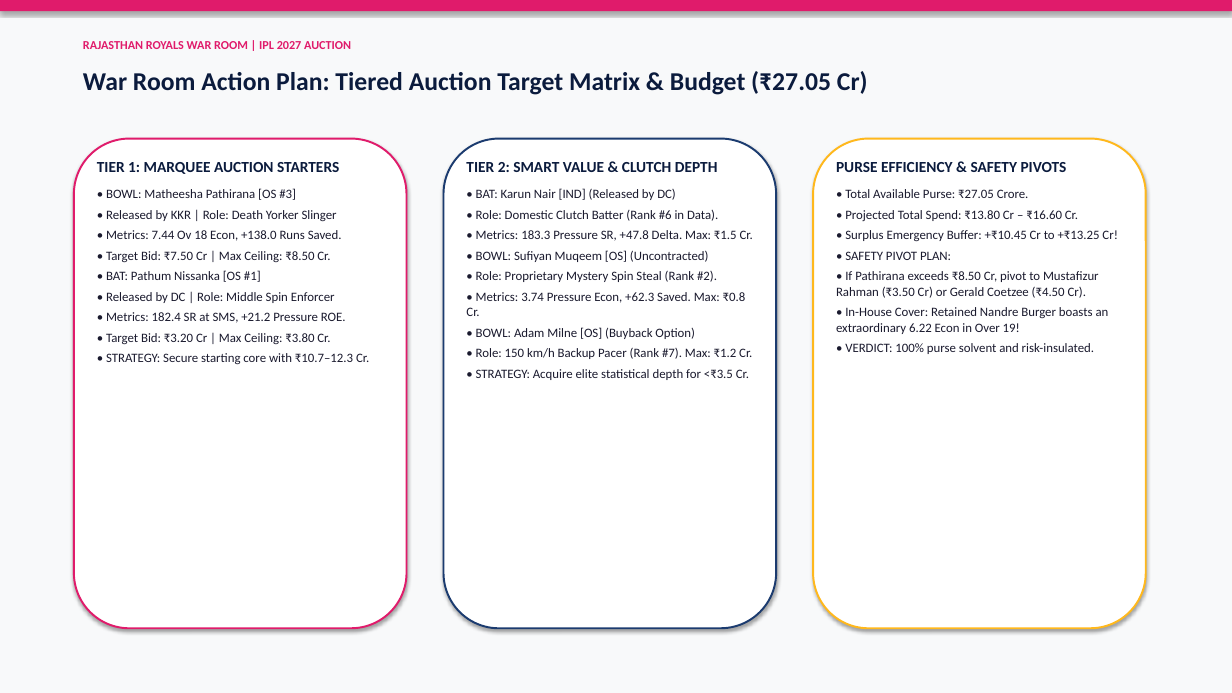
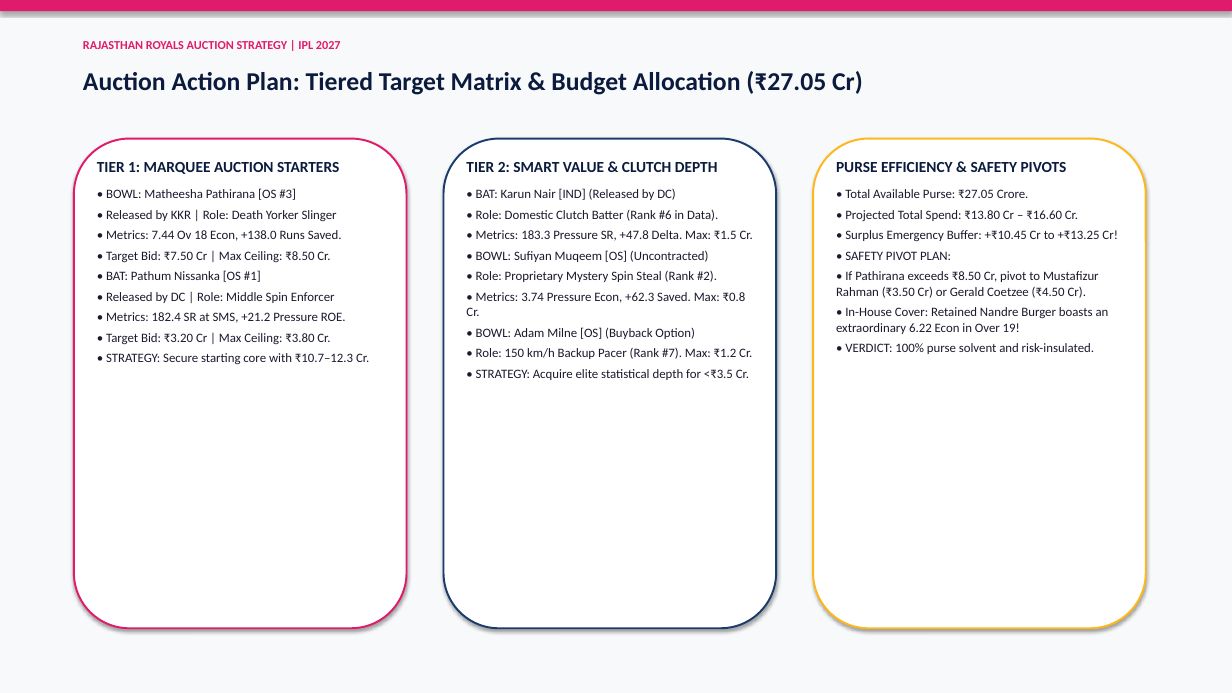
Before and after one commit to MohamedNavith/Rajasthan-Royals-Hackathon, a slide deck: slide 12 of outputs/rr_auction_presentation.pptx. Drawn at 1232x693 pixels with LibreOffice and Linux fonts; fonts in the diff are those of the drawing. Boxes give left, top, right and bottom in pixels: in the first picture for what was removed or moved away, otherwise in the second. Text is boxed around its words. In the diff, an @@ line names an element or a change of style, - is before the commit and + after.

Commit message:
docs & ci: rename war room to auction strategy, update report/deck, fix pages concurrency

```diff
--- a/outputs/rr_auction_presentation.pptx
+++ b/outputs/rr_auction_presentation.pptx
@@ text at (83,41,341,49): text changed @@
-RAJASTHAN ROYALS WAR ROOM | IPL 2027 AUCTION
+RAJASTHAN ROYALS AUCTION STRATEGY | IPL 2027
@@ text at (83,71,863,95): text changed @@
-War Room Action Plan: Tiered Auction Target Matrix & Budget (₹27.05 Cr)
+Auction Action Plan: Tiered Target Matrix & Budget Allocation (₹27.05 Cr)
```
Also in this commit, not shown: 12 other slides changed, 8 other files.
